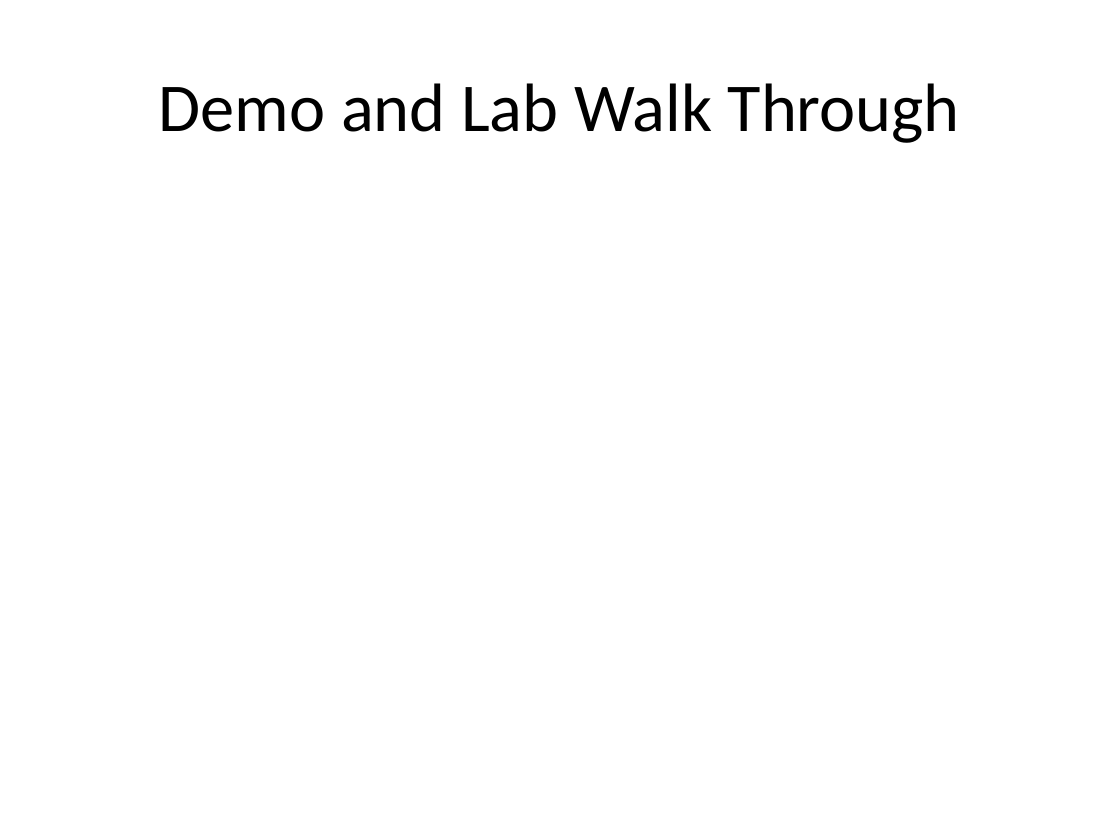
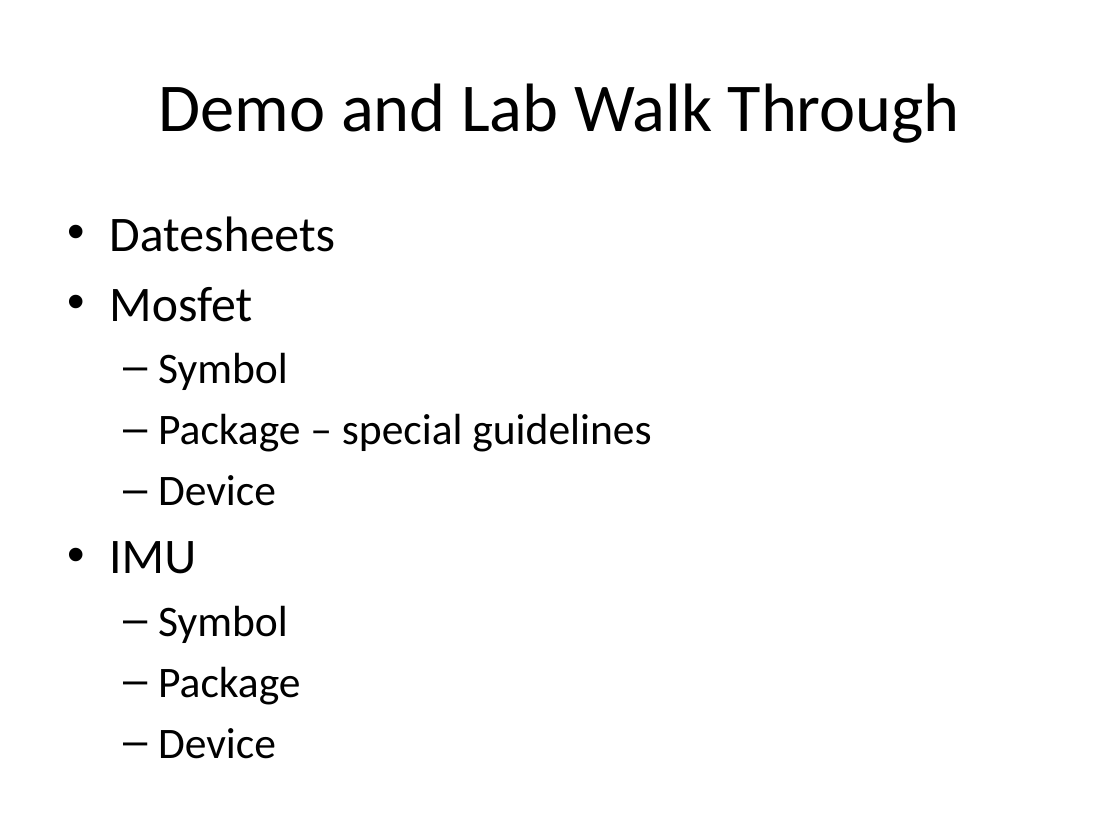
Before and after one commit to NVSL/QuadClass-Resources, a slide deck: slide 11 of Lecture Slides/Lab02-Eagle-Packages.pptx (slide 12 before the commit). Drawn at 1120x840 pixels with LibreOffice and Linux fonts; fonts in the diff are those of the drawing. Boxes give left, top, right and bottom in pixels: in the first picture for what was removed or moved away, otherwise in the second. Text is boxed around its words. In the diff, an @@ line names an element or a change of style, - is before the commit and + after.

```diff
--- a/Lecture Slides/Lab02-Eagle-Packages.pptx
+++ b/Lecture Slides/Lab02-Eagle-Packages.pptx
@@ text added at [109,216,651,759], 28 pt, text #000000 @@
+• Datesheets
+• Mosfet
+  – Symbol
+  – Package – special guidelines
+  – Device
+• IMU
+  – Symbol
+  – Package
+  – Device
```
Also in this commit, not shown: 2 other slides changed, 2 other files.
